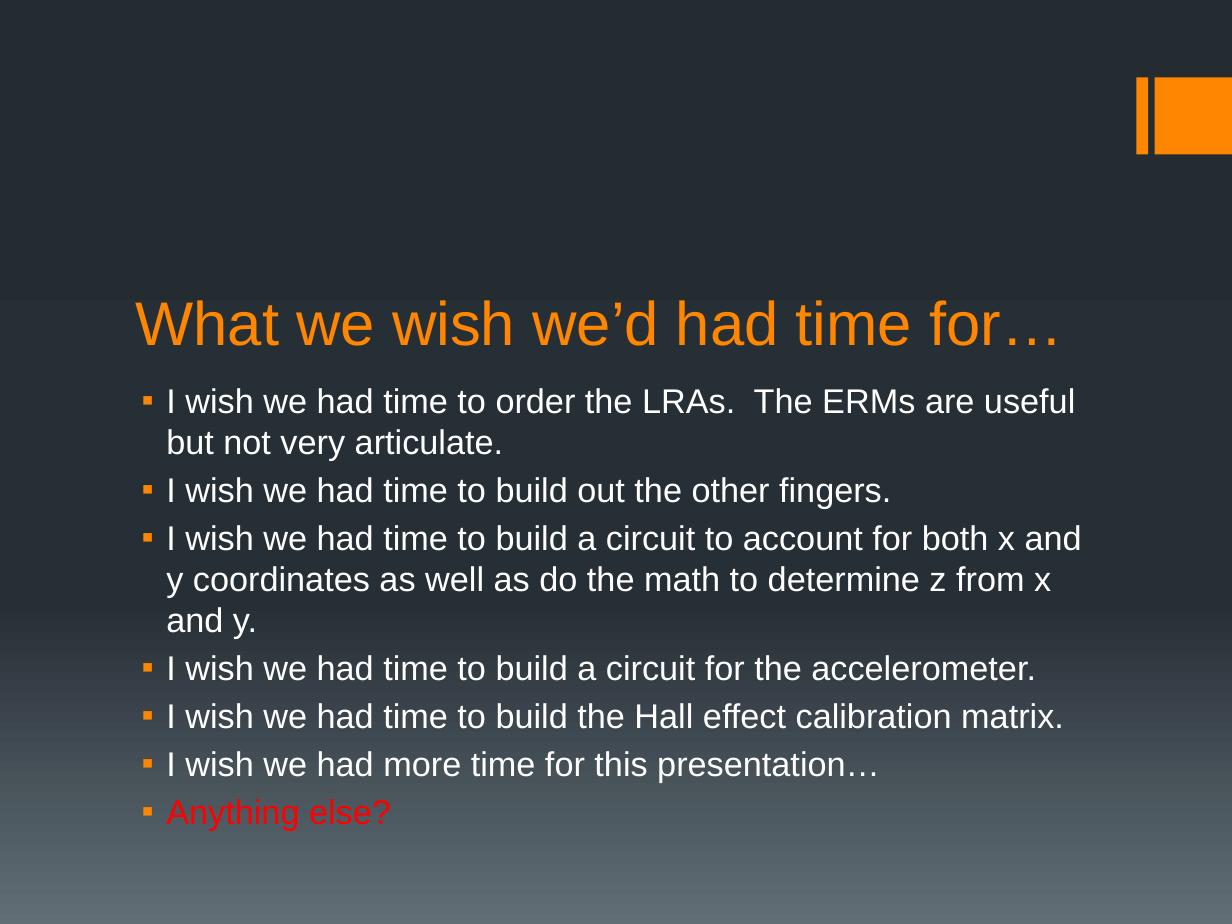
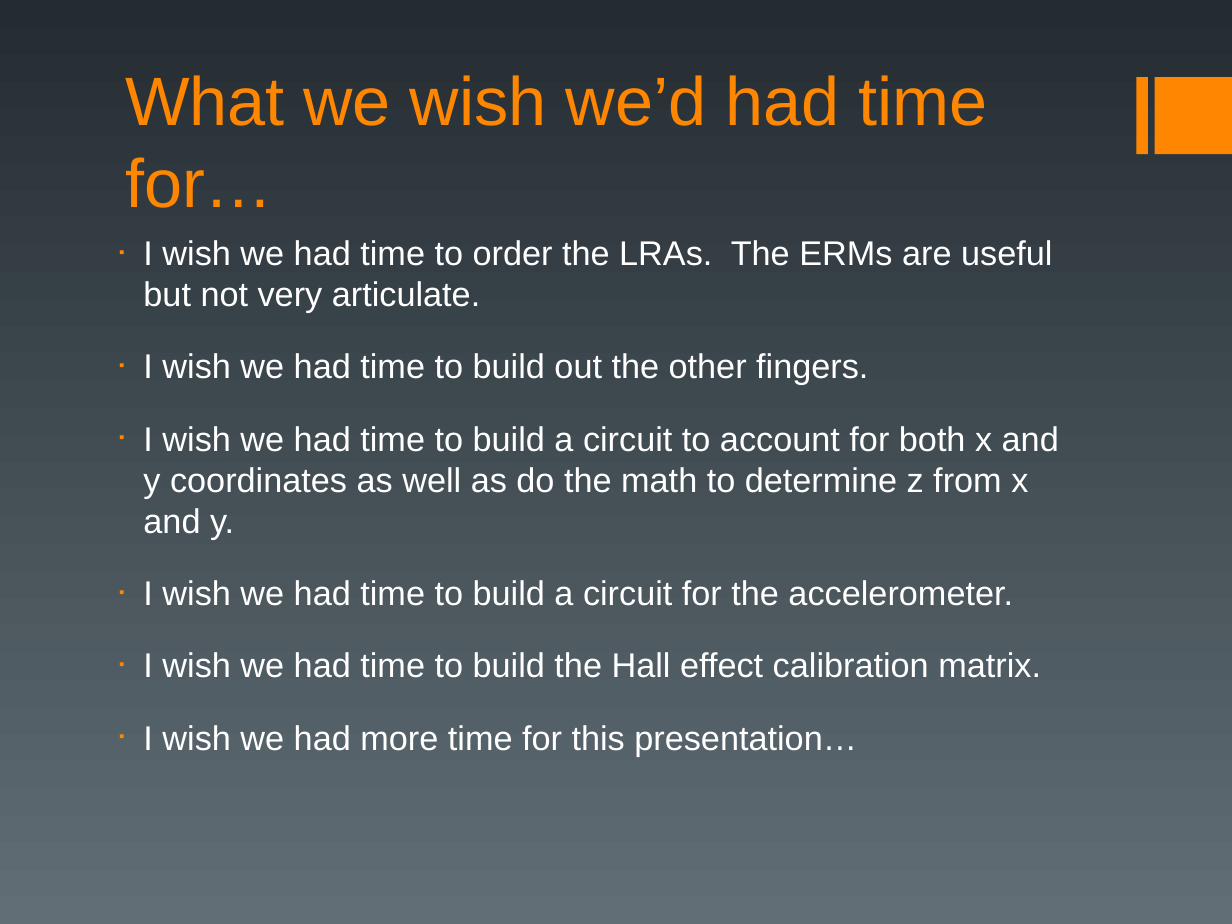
Before and after one commit to czod/HapticGlove, a slide deck: slide 13 of Docs/Final Project.pptx (slide 14 before the commit). Drawn at 1232x924 pixels with LibreOffice and Linux fonts; fonts in the diff are those of the drawing. Boxes give left, top, right and bottom in pixels: in the first picture for what was removed or moved away, otherwise in the second. Text is boxed around its words. In the diff, an @@ line names an element or a change of style, - is before the commit and + after.

```diff
--- a/Docs/Final Project.pptx
+++ b/Docs/Final Project.pptx
@@ background gradient #242C33 to #273037 to #636D76 to gradient #242C32 to #616E76 @@
@@ title "What we wish we’d had ..." moved from (x1=136, y1=300, x2=1062, y2=346) to (x1=125, y1=75, x2=987, y2=208) @@
@@ title "What we wish we’d had ..." at (x1=125, y1=75, x2=987, y2=208): size 36 to 40 pt; vertical alignment bottom to top @@
@@ text "I wish we had time ..." moved from (x1=166, y1=388, x2=1082, y2=830) to (x1=143, y1=240, x2=1059, y2=756) @@
@@ text "I wish we had time ..." at (x1=143, y1=240, x2=1059, y2=756): more space between paragraphs @@
@@ text at (x1=166, y1=799, x2=391, y2=830): paragraph removed @@
-▪ Anything else?
```
Also in this commit, not shown: 10 other slides changed, 2 slides added, 3 slides removed, 1 other file.
